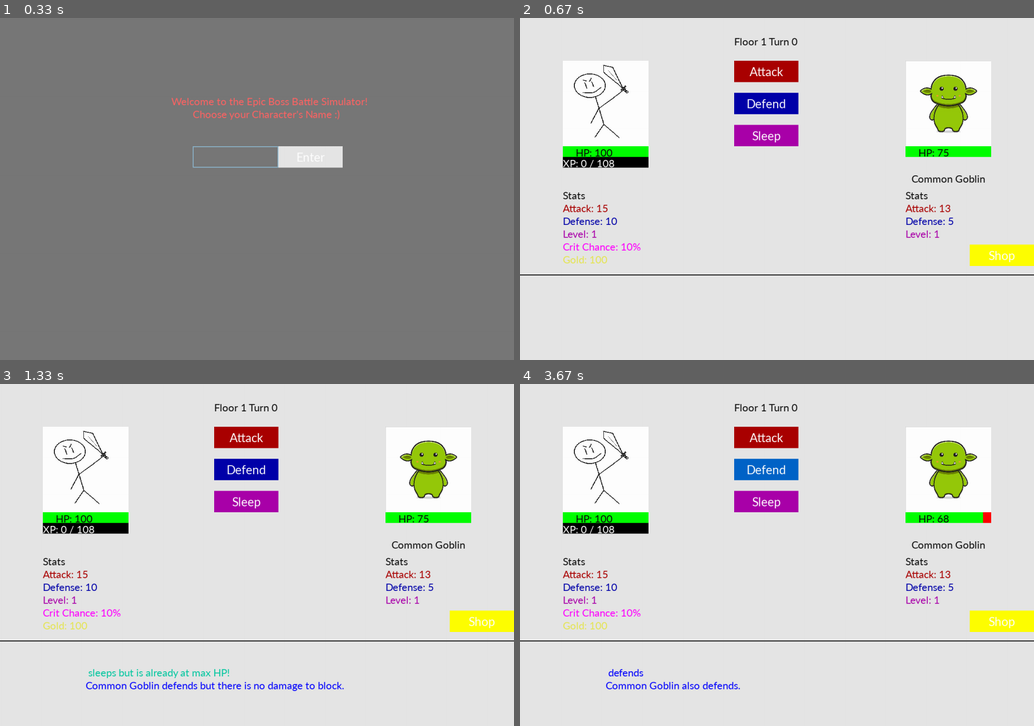
Above: before the commit, frames 1-4 (two rows, left to right).
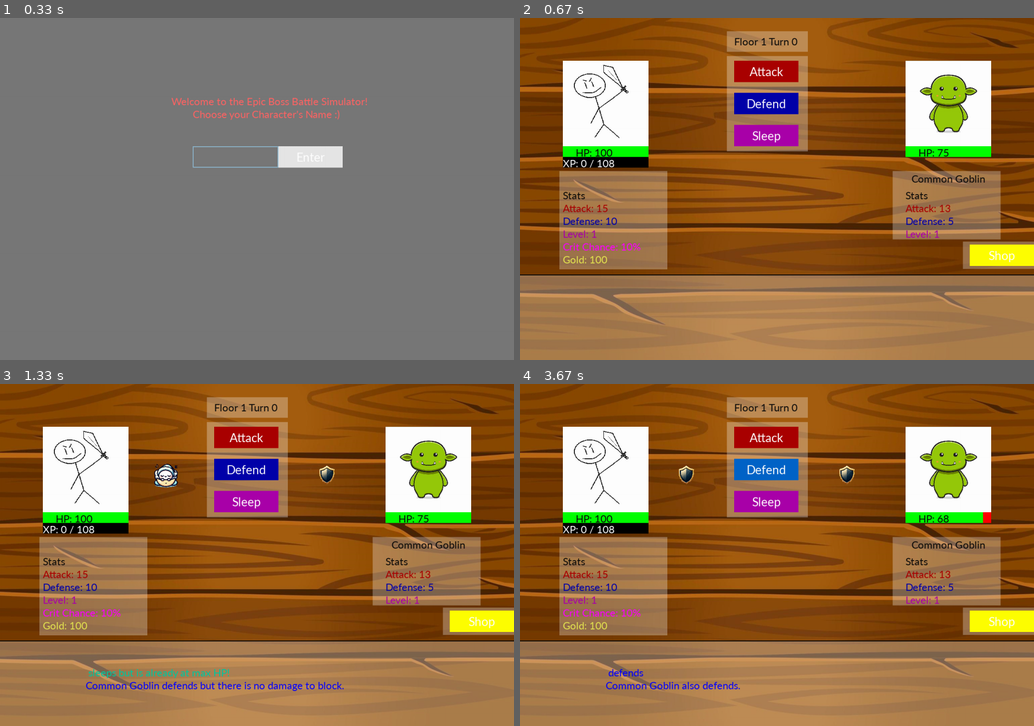
Above: after the commit, the same moments.

Repository: Krybto1/EBBS
Game: pygame game, started from pygame/pygame_ver.py
Same seed, same stepped clock (60 frames per second), same inputs: the game is played once before the commit and once after it.
Inputs (mouse positions are in pixels of both pictures, inside the frame that each line leads up to):
- Up to frame 1 (0.33 s): no input
- Up to frame 2 (0.67 s): click "Enter" at 0.38 s
- Up to frame 3 (1.33 s): click "Sleep" at 0.72 s; click (97, 637) at 1.05 s
- Up to frame 4 (3.67 s): click "Attack" at 1.38 s; click (761, 496) at 2.4 s; click (705, 483) at 2.72 s; click (879, 527) at 3.05 s; click "Defend" at 3.38 s

Frame 1 is identical in both runs. In frame 2, 87% of the frame differs, in the area x 0-100%, y 0-100%; in frame 3, 86%; in frame 4, 87%.

Commit message:
changed color decision

Diff:
--- a/pygame/pygame_ver.py
+++ b/pygame/pygame_ver.py
@@ -141,11 +141,10 @@
     Scale = 1
     ItemsBonus = 0
     shop_active = False
-    action_colors = {"attack": (255, 0, 0),
-                     "sleep": (0, 200, 160),
-                     "defend": (0, 0, 255),
-                     "defeated": (0, 255, 0),
-                     "gained": (0, 255, 0)}
+    action_colors = {0: (255, 0, 0),
+                     2: (0, 200, 160),
+                     1: (0, 0, 255),
+                     99: (0, 255, 0)} # 99 is for defeated
 
 
 
@@ -170,6 +169,7 @@
     Shop_Exit_Button = misc2.Button(1050, 600, 150, 50, "Exit", (0, 255, 0), (0, 255, 100))
 
     actions = [None, None] #0 For Attack, 1 For Defend, 2 For Sleep
+    action_icons = [img_sword, img_shield, img_sleep]
     while running:
         clock.tick(60)
         crit_rdm = random.randint(1, 100)
@@ -310,23 +310,22 @@
                         action_message += f" <SPLIT>{Boss1.get_name()} sleeps and heals for {boss_heal} HP."
 
         screen.fill((230, 230, 230))
+        screen.blit(img_background, (0, 0))
+        if actions[0] is not None and actions[1] is not None:
+            screen.blit(action_icons[actions[0]], (350, 175))
+            screen.blit(action_icons[actions[1]], (725, 175))
         if action_message:
-            # get color action
-            player_color = None
-            boss_color = None
-            for word in action_message.split("<SPLIT>")[0].split():
-                for color in action_colors:
-                    if re.search(".*" + color + ".*", word, re.IGNORECASE):
-                        player_color = action_colors[color]
-                        break
-            for word in action_message.split("<SPLIT>")[1].split():
-                #reg ex check
-                for color in action_colors:
-                    if re.search(".*" + color + ".*", word, re.IGNORECASE):
-                        boss_color = action_colors[color]
-                        break
+            player_color = action_colors.get(actions[0])
+            boss_color = action_colors.get(actions[1])
+
+            if "defeated" in action_message.split("<SPLIT>")[0].split():
+                player_color = action_colors[99]
+                boss_color = action_colors[99]
             screen.blit(font.render(action_message.split("<SPLIT>")[0], 1, player_color if player_color else (0,0,0)), (200, 660))
             screen.blit(font.render(action_message.split("<SPLIT>")[1], 1, boss_color if boss_color else (0,0,0)), (200, 690))
+
+
+
         screen.blit(font.render(f"Floor {Floor} Turn {Turn}", 1, (10, 10, 10)), (500, 40))
 
         screen.blit(boss_name, boss_pos)
